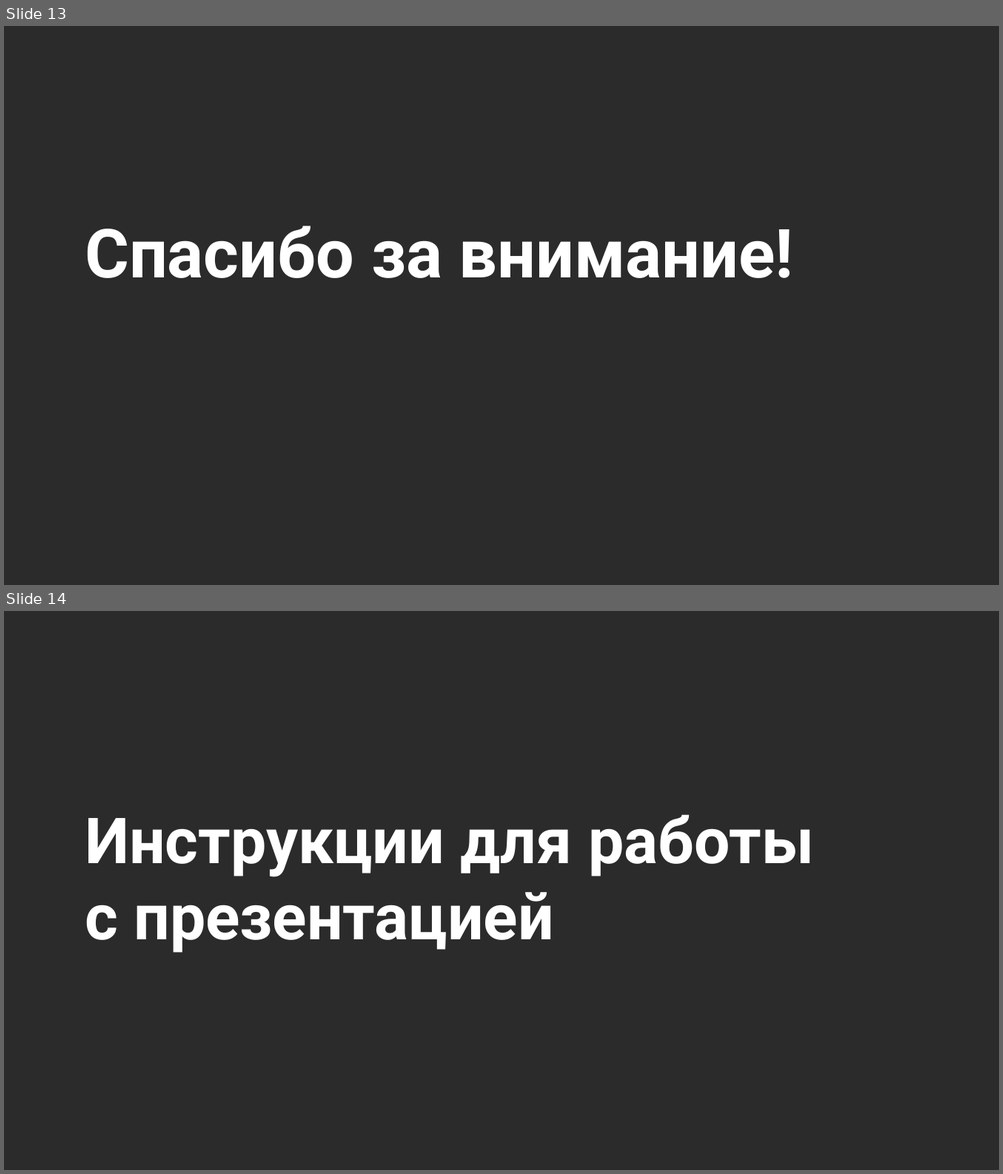
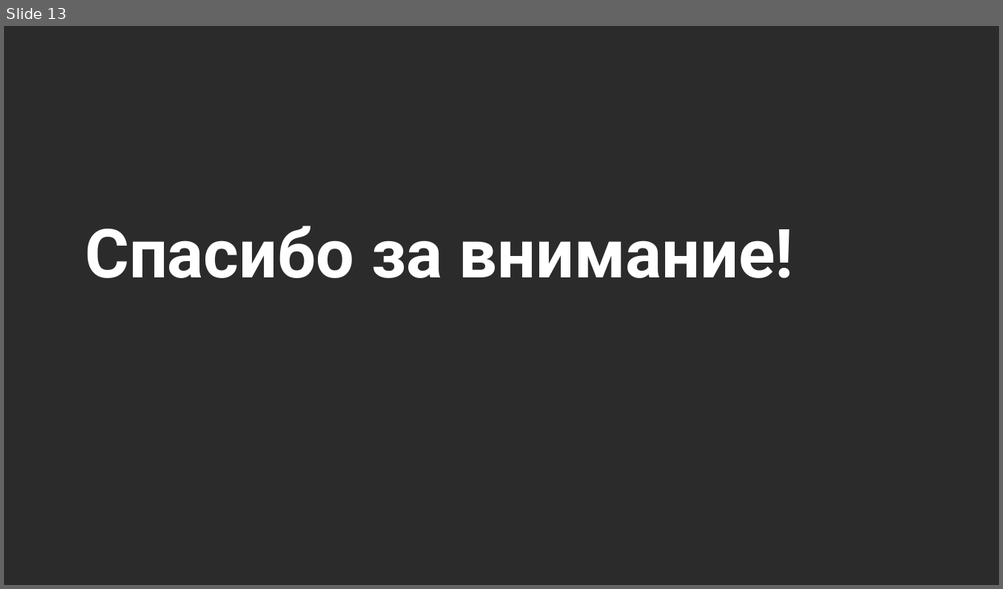
Before and after one commit to Ar-b-ra/GraduationWork, a slide deck: Презентация на защиту.pptx. Shown one above the other, each under a label of ours: slides 13 and 14 before the commit, slide 13 after it. The pictures are 1003x1174 and 1003x589 pixels, drawn with LibreOffice and Linux fonts; fonts in the diff are those of the drawing; background and template pictures are left out; a plain dark background stands for a picture behind light text. Boxes give left, top, right and bottom in pixels: in the first picture for what was removed or moved away, otherwise in the second. Text is boxed around its words. In the diff, an @@ line names an element or a change of style, - is before the commit and + after.

Commit message:
Доработана презентация, добавлена схема работы модуля обмена

```diff
--- a/Презентация на защиту.pptx
+++ b/Презентация на защиту.pptx
@@ slide 14 removed at (4, 611, 999, 1170), background picture (left out) @@
@@ title removed at (85, 815, 814, 953) @@
-Инструкции для работы
-с презентацией
```
Also in this commit, not shown: 4 slides changed, 1 slide added, 7 other slides removed, 1 other file.
